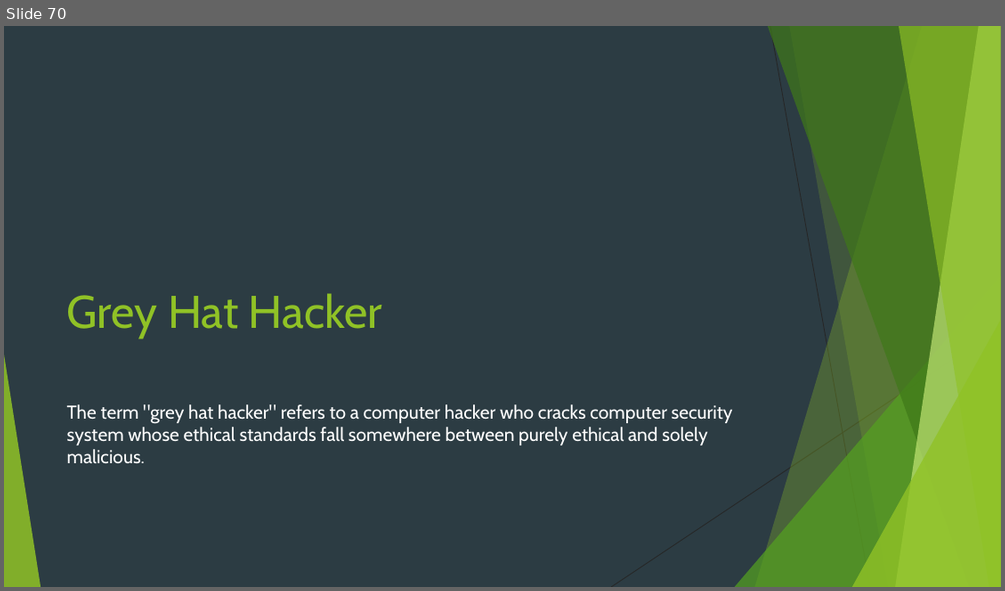
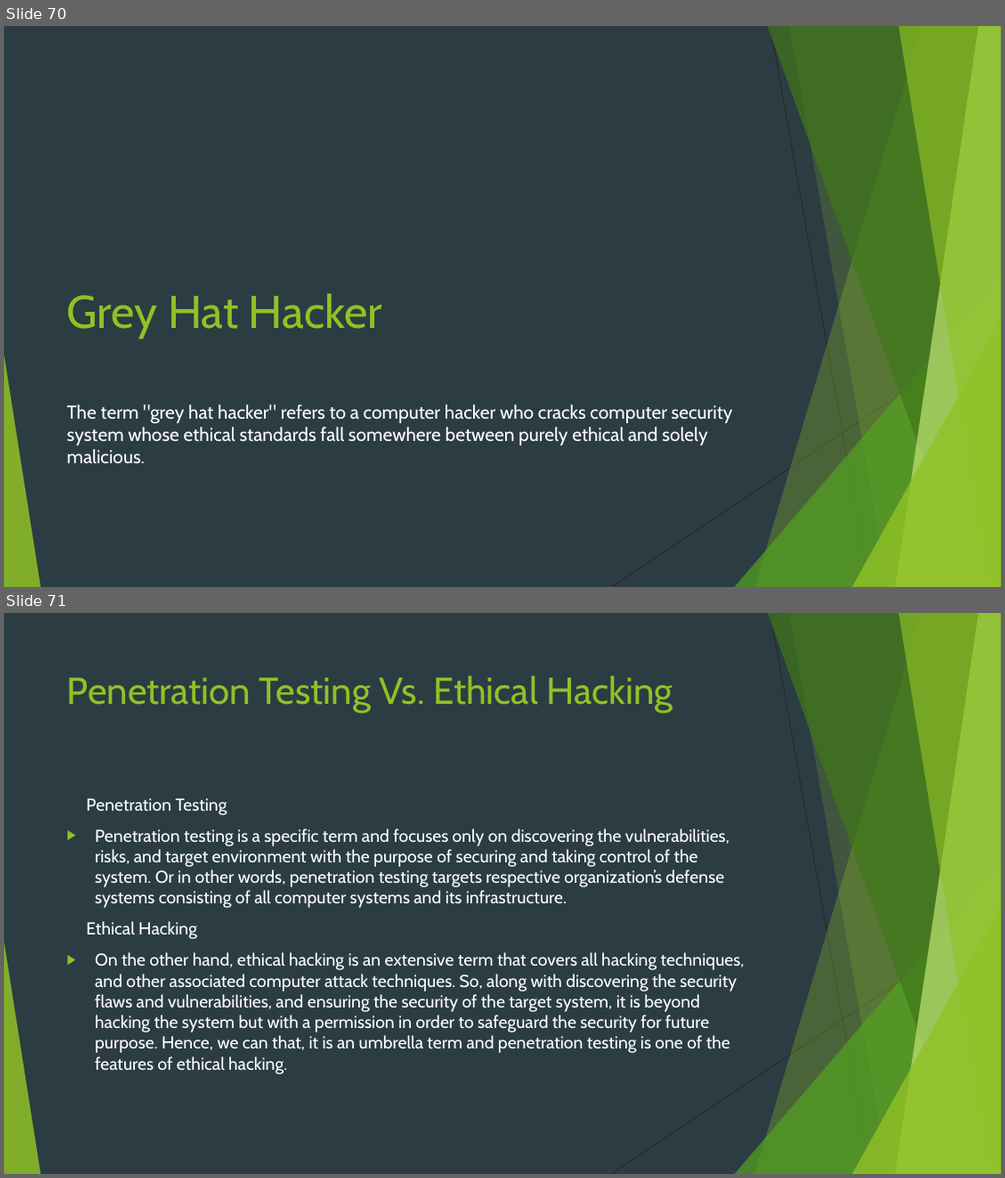
Before and after one commit to Navo26/SecurityTesting, a slide deck: PENETRATION TESTING.pptx. Shown one above the other, each under a label of ours: slide 70 before the commit, slides 70 and 71 after it. The pictures are 1005x591 and 1005x1178 pixels, drawn with LibreOffice and Linux fonts; fonts in the diff are those of the drawing. Boxes give left, top, right and bottom in pixels: in the first picture for what was removed or moved away, otherwise in the second. Text is boxed around its words. In the diff, an @@ line names an element or a change of style, - is before the commit and + after.

```diff
--- a/PENETRATION TESTING.pptx
+++ b/PENETRATION TESTING.pptx
@@ slide 71 added at box(4, 613, 1001, 1174), background #2C3C43; not listed: 10 template elements that a slide beside it also shows @@
@@ title added at box(67, 675, 672, 713), 36 pt, text #90C226 @@
+Penetration Testing Vs. Ethical Hacking
@@ text added at box(86, 798, 744, 1074), 16.6 pt, text #FFFFFF @@
+Penetration Testing
+▶ Penetration testing is a specific term and focuses only on discovering the vulnerabilities, risks, and target environment with the purpose of securing and taking control of the system. Or in other words, penetration testing targets respective organization’s defense systems consisting of all computer systems and its infrastructure.
+Ethical Hacking
+▶ On the other hand, ethical hacking is an extensive term that covers all hacking techniques, and other associated computer attack techniques. So, along with discovering the security flaws and vulnerabilities, and ensuring the security of the target system, it is beyond hacking the system but with a permission in order to safeguard the security for future purpose. Hence, we can that, it is an umbrella term and penetration testing is one of the features of ethical hacking.
```
Also in this commit, not shown: 4 other slides added.
